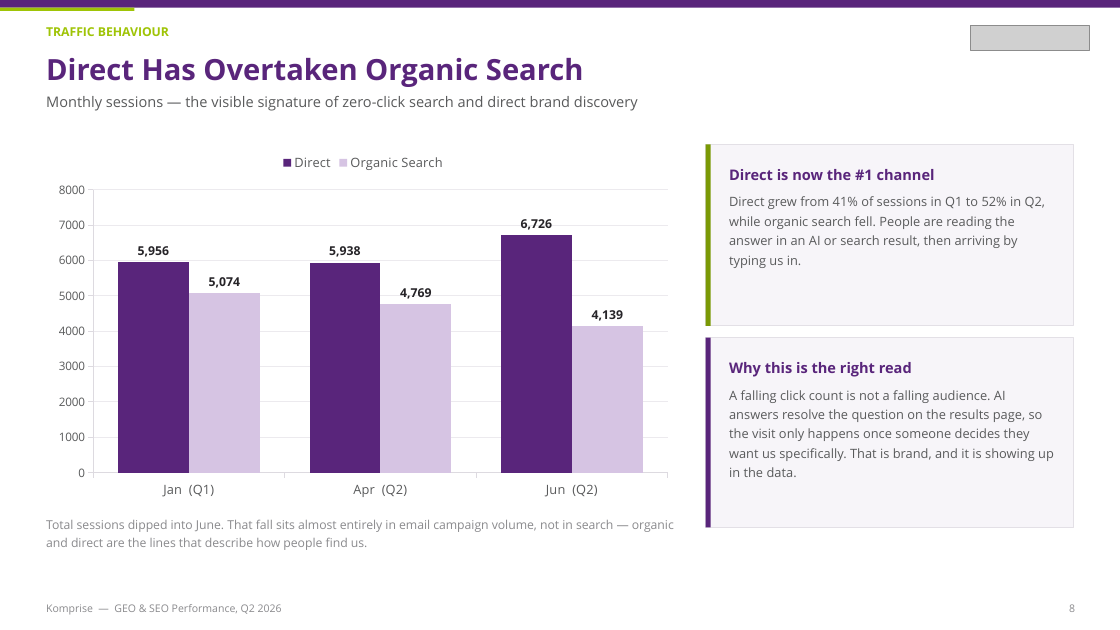
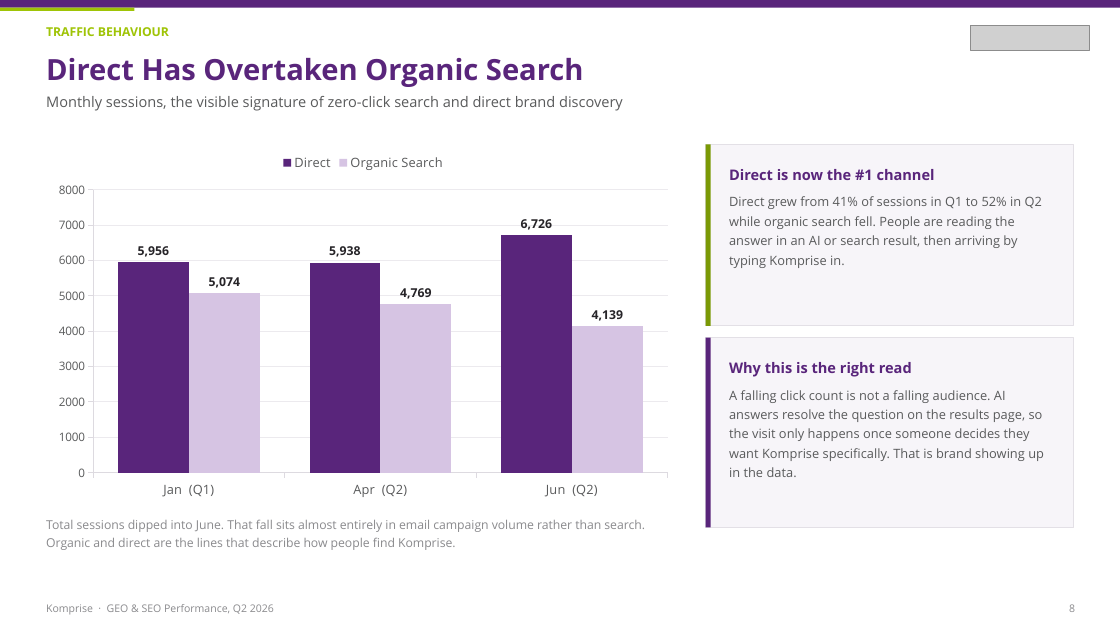
Before and after one commit to ramcc007/rcc, a slide deck: slide 8 of Komprise_GEO_SEO_Q2_2026.pptx. Drawn at 1120x630 pixels with LibreOffice and Linux fonts; fonts in the diff are those of the drawing; grey boxes stand for pictures. Boxes give left, top, right and bottom in pixels: in the first picture for what was removed or moved away, otherwise in the second. Text is boxed around its words. In the diff, an @@ line names an element or a change of style, - is before the commit and + after.

```diff
--- a/Komprise_GEO_SEO_Q2_2026.pptx
+++ b/Komprise_GEO_SEO_Q2_2026.pptx
@@ text at <box>46,96,623,111</box>: text changed @@
-Monthly sessions — the visible signature of zero-click search and direct brand discovery
+Monthly sessions, the visible signature of zero-click search and direct brand discovery
@@ text at <box>729,196,1042,268</box>: text changed @@
-Direct grew from 41% of sessions in Q1 to 52% in Q2, while organic search fell. People are reading the answer in an AI or search result, then arriving by typing us in.
+Direct grew from 41% of sessions in Q1 to 52% in Q2 while organic search fell. People are reading the answer in an AI or search result, then arriving by typing Komprise in.
@@ text at <box>729,390,1044,477</box>: text changed @@
-A falling click count is not a falling audience. AI answers resolve the question on the results page, so the visit only happens once someone decides they want us specifically. That is brand, and it is showing up in the data.
+A falling click count is not a falling audience. AI answers resolve the question on the results page, so the visit only happens once someone decides they want Komprise specifically. That is brand showing up in the data.
@@ text at <box>46,520,645,550</box>: text changed @@
-Total sessions dipped into June. That fall sits almost entirely in email campaign volume, not in search — organic and direct are the lines that describe how people find us.
+Total sessions dipped into June. That fall sits almost entirely in email campaign volume rather than search. Organic and direct are the lines that describe how people find Komprise.
@@ text at <box>46,604,274,614</box>: text changed @@
-Komprise — GEO & SEO Performance, Q2 2026
+Komprise · GEO & SEO Performance, Q2 2026
```
Also in this commit, not shown: 9 other slides changed, 3 other files.
